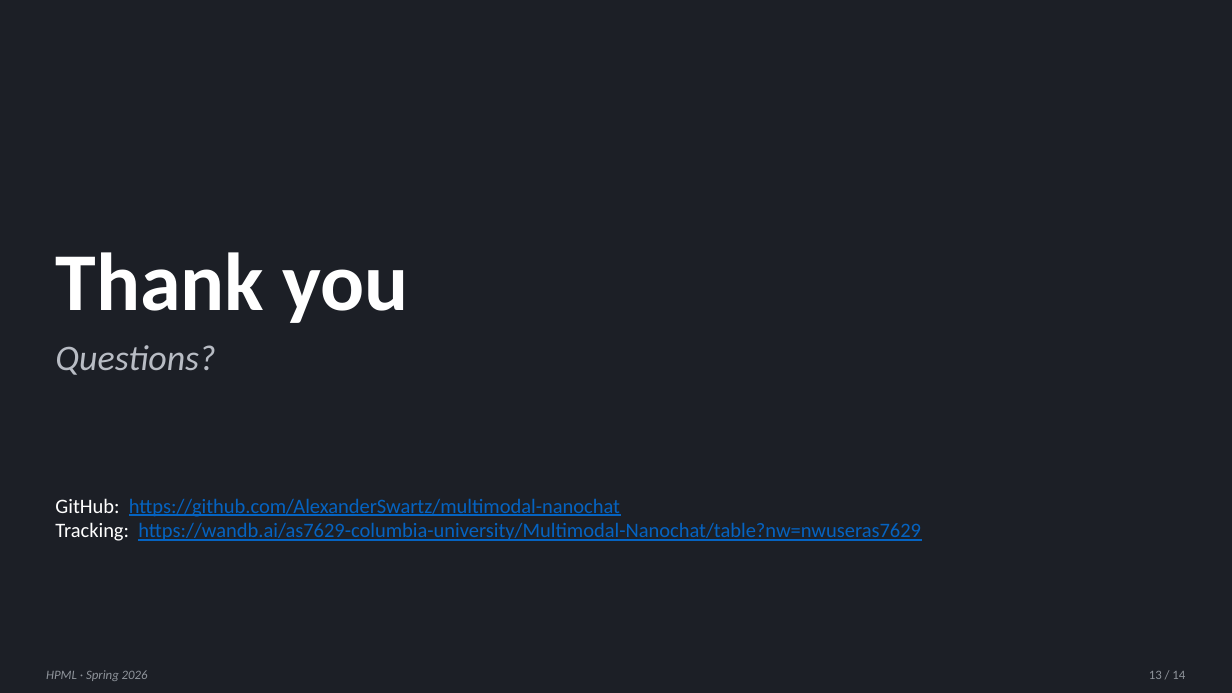
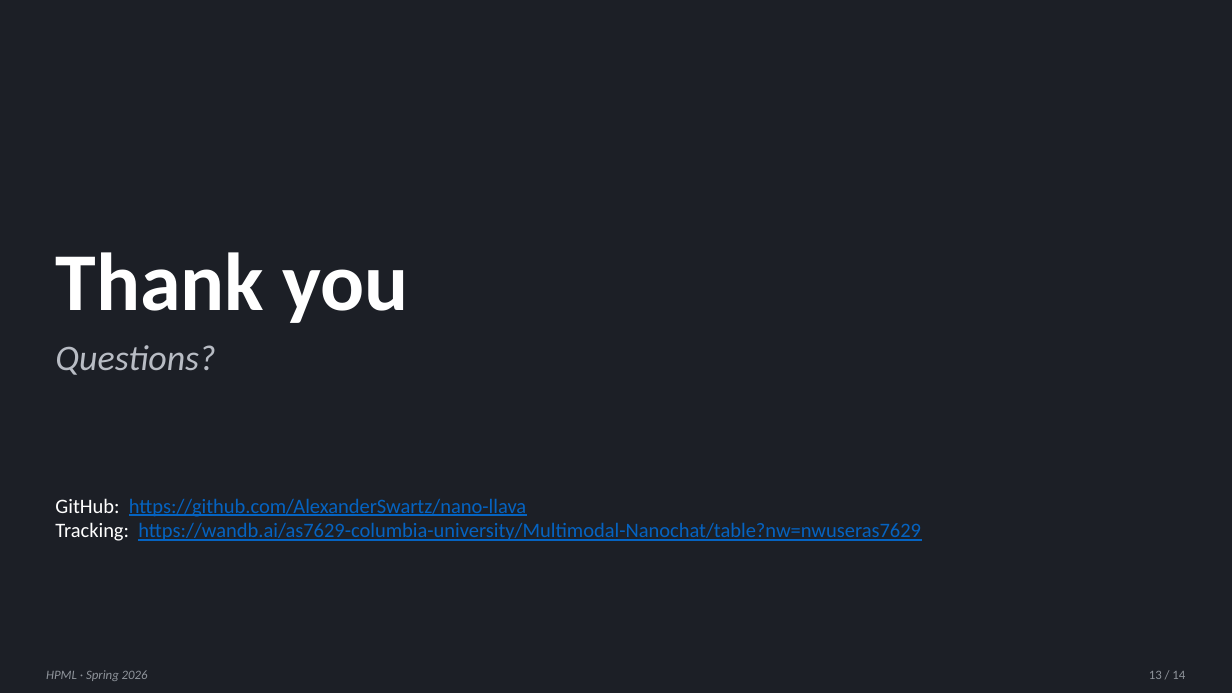
Before and after one commit to AlexanderSwartz/multimodal-nanochat, a slide deck: slide 14 of HPML_Final_Project_Presentation_as7629.pptx (slide 13 before the commit). Drawn at 1232x693 pixels with LibreOffice and Linux fonts; fonts in the diff are those of the drawing. Boxes give left, top, right and bottom in pixels: in the first picture for what was removed or moved away, otherwise in the second. Text is boxed around its words. In the diff, an @@ line names an element or a change of style, - is before the commit and + after.

```diff
--- a/HPML_Final_Project_Presentation_as7629.pptx
+++ b/HPML_Final_Project_Presentation_as7629.pptx
@@ text at [55,498,526,517]: text changed @@
-GitHub: https://github.com/AlexanderSwartz/multimodal-nanochat
+GitHub: https://github.com/AlexanderSwartz/nano-llava
```
Also in this commit, not shown: 4 other slides changed, 1 slide added, 2 slides removed.
